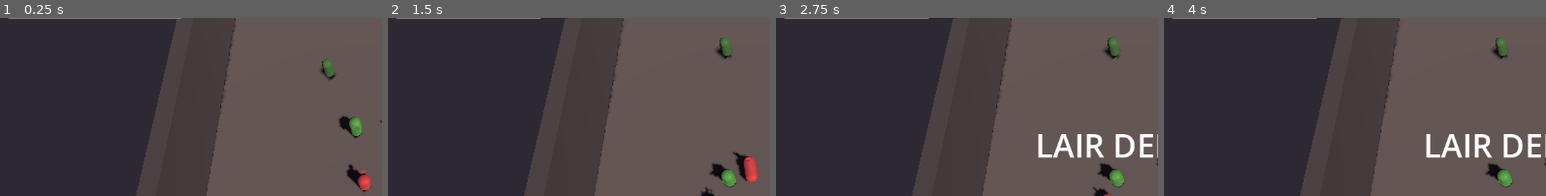
Above: before the commit, frames 1-4 (left to right).
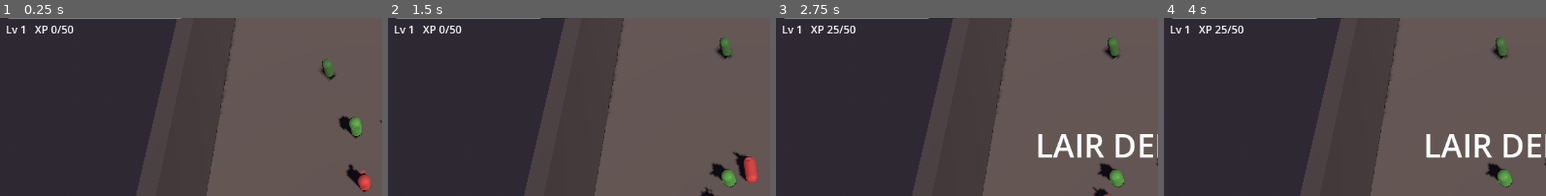
Above: after the commit, the same moments.

Repository: TAgents/orcs-lair
Game: Godot game, scene res://scenes/lair.tscn
The game is run twice, just before and just after one commit, with the same random seed, the same clock (stepped at 60 frames per second) and the same inputs.
Inputs (mouse positions are % of the whole screen's width and height, from its top left):
- Up to frame 1 (0.25 s): no input
- Up to frame 2 (1.5 s): tap Enter at 0.5 s; move the mouse to (72, 55) at 0.52 s; hold D (move_right) 0.53-1.28 s; tap J (attack) at 0.6 s; click (72, 55) at 0.67 s; move the mouse to (30, 67) at 1.27 s; hold S (move_back) from 1.28 s (still down); click (30, 67) at 1.35 s
- Up to frame 3 (2.75 s): move the mouse to (60, 34) at 2.02 s; release S (move_back) at 2.03 s; hold D (move_right) from 2.03 s (still down); hold 1 (build_select_1) from 2.03 s (still down)
- Up to frame 4 (4 s): move the mouse to (45, 85) at 2.77 s; release D (move_right) at 2.78 s; release 1 (build_select_1) at 2.78 s; hold W (move_forward) 2.78-3.53 s; tap 2 (build_select_2) at 2.85 s; click (45, 85) at 2.92 s; click (45, 85) at 3.5 s; move the mouse to (80, 79) at 3.52 s; hold A (move_left) from 3.53 s (still down); hold 3 (build_select_3) from 3.53 s (still down)
The pictures show only the part of the screen within x 0-50%, y 13-63%; the shares and areas given below are measured in that part.

The runs differ from the first frame. In frame 1, 0.4% of the frame differs, in the area x 1-20%, y 4-9%; in frame 2, 0.4%; in frame 3, 0.4%, in the area x 1-21%, y 4-9%; in frame 4, 0.4%.

Commit message:
feat(rpg): champion XP + level-up (Phase 4 entry)
Champions now earn XP per kill (= slain orc's max_hp). At threshold
(50 × current level), level up: +20 max_hp, +2 damage, full heal. HUD
shows "Lv N   XP X/T".

Implementation
- scripts/orcs/champion.gd
    + level / xp exported, xp_threshold() / gain_xp(amount) public API
    + xp_gained, leveled_up signals
    + _on_hitbox_body_entered captures was_alive before take_damage,
      grants XP when the body transitioned from alive→dead. Works for
      every damage path (normal swing, cleave, charge).
- scripts/test/scenario_runner.gd
    + champion_level / champion_xp in result JSON
    + champion_level_eq / champion_level_gte pass criteria
    + Critical fix: _finish now runs via call_deferred. Previously, when
      a single multi-kill swing dropped the runner past initial_raider
      count, _finish ran synchronously inside the died signal chain,
      snapshotting state mid-iteration — XP from raiders processed
      AFTER _finish in the iteration was lost from result. Deferring
      lets the current frame's signal chain complete before snapshot.
- scenes/ui/hud.tscn + scripts/ui/hud.gd
    + LevelLabel "Lv N   XP X/T", BuildLabel offset bumped down to clear
- scenarios/champion_xp.json — AI champion clears 3 × 25hp raiders → 75
                                 total xp → level=2, xp=25 leftover

Side effect (visible in result JSON for many existing scenarios): any
scenario where the champion kills raiders now reports champion_level / xp
correctly. baseline, slice_difficulty, cleave_skill all show level=2
because their kills cross the level-1→2 threshold (50 xp).

All 16 scenarios pass deterministically.

Co-Authored-By: Claude Opus 4.7 (1M context) <noreply@anthropic.com>

Diff:
--- /dev/null
+++ b/scenarios/champion_xp.json
@@ -0,0 +1,22 @@
+{
+	"name": "champion_xp",
+	"description": "Phase 4 entry: champion gains XP equal to slain raider's max_hp. Threshold = 50 × current level. AI champion (buffed for the kills) clears 3 raiders worth 25 hp each = 75 xp total → level 2 (50 xp threshold) with 25 leftover xp. Verify level == 2 and xp == 25.",
+	"seed": 7777,
+	"max_duration_s": 15,
+	"champion": {
+		"max_hp": 200,
+		"damage": 50,
+		"move_speed": 6.0
+	},
+	"raiders": [
+		{"position": [0, 0, -3], "max_hp": 25, "damage": 5, "move_speed": 3.0},
+		{"position": [-2, 0, -4], "max_hp": 25, "damage": 5, "move_speed": 3.0},
+		{"position": [2, 0, -4], "max_hp": 25, "damage": 5, "move_speed": 3.0}
+	],
+	"inputs": [],
+	"pass_criteria": {
+		"champion_alive": true,
+		"raiders_killed_eq": 3,
+		"champion_level_eq": 2
+	}
+}
--- a/scenes/ui/hud.tscn
+++ b/scenes/ui/hud.tscn
@@ -34,6 +34,14 @@
 horizontal_alignment = 1
 vertical_alignment = 1
 
+[node name="LevelLabel" type="Label" parent="Root"]
+offset_left = 16.0
+offset_top = 76.0
+offset_right = 280.0
+offset_bottom = 100.0
+text = "Lv 1   XP 0/50"
+theme_override_font_sizes/font_size = 16
+
 [node name="GoldLabel" type="Label" parent="Root"]
 anchor_left = 1.0
 anchor_right = 1.0
@@ -48,9 +56,9 @@
 [node name="BuildLabel" type="Label" parent="Root"]
 visible = false
 offset_left = 16.0
-offset_top = 80.0
+offset_top = 104.0
 offset_right = 800.0
-offset_bottom = 108.0
+offset_bottom = 132.0
 text = "Selected: Training   [1 Sleeping · 2 Training · 3 Treasury · LMB place]"
 theme_override_font_sizes/font_size = 16
 
--- a/scripts/orcs/champion.gd
+++ b/scripts/orcs/champion.gd
@@ -15,6 +15,17 @@
 
 @onready var hitbox: Area3D = $Hitbox
 @onready var hitbox_shape: CollisionShape3D = $Hitbox/CollisionShape3D
+
+# RPG progression. XP threshold per level: 50 × current level.
+# Level-up grants +20 max_hp, +2 base damage, and a full heal.
+@export var level: int = 1
+@export var xp: int = 0
+const XP_PER_LEVEL_BASE: int = 50
+const LEVEL_UP_HP_BONUS: int = 20
+const LEVEL_UP_DAMAGE_BONUS: int = 2
+
+signal xp_gained(new_xp: int, threshold: int)
+signal leveled_up(new_level: int)
 
 var _cleave_timer: float = 0.0
 var _normal_hitbox_size: Vector3 = Vector3.ZERO
@@ -175,15 +186,18 @@
 	if body == self:
 		return
 	if body is Orc and body.faction != faction:
+		var was_alive: bool = body.is_alive()
 		if _charge_active:
 			# Charge tracks per-body to avoid multi-hit on same enemy.
 			if _charge_already_hit.has(body):
 				return
 			_charge_already_hit[body] = true
 			body.take_damage(effective_damage() * charge_damage_mult, self)
-			return
-		var dmg: float = effective_damage() * (cleave_damage_mult if _cleave_active else 1.0)
-		body.take_damage(dmg, self)
+		else:
+			var dmg: float = effective_damage() * (cleave_damage_mult if _cleave_active else 1.0)
+			body.take_damage(dmg, self)
+		if was_alive and not body.is_alive():
+			gain_xp(int(body.max_hp))
 
 # Charge: dash forward (in input direction or current facing) at charge_speed
 # for charge_duration seconds. Invulnerable, hits each enemy along the path
@@ -246,6 +260,25 @@
 	var target_yaw: float = atan2(velocity.x, velocity.z) + PI
 	rotation.y = lerp_angle(rotation.y, target_yaw, 0.25)
 
+func xp_threshold() -> int:
+	return XP_PER_LEVEL_BASE * level
+
+func gain_xp(amount: int) -> void:
+	if amount <= 0:
+		return
+	xp += amount
+	while xp >= xp_threshold():
+		xp -= xp_threshold()
+		_level_up()
+	xp_gained.emit(xp, xp_threshold())
+
+func _level_up() -> void:
+	level += 1
+	max_hp += float(LEVEL_UP_HP_BONUS)
+	damage += float(LEVEL_UP_DAMAGE_BONUS)
+	hp = max_hp  # full heal on level-up
+	leveled_up.emit(level)
+
 func _nearest(group: String) -> Node3D:
 	var best: Node3D = null
 	var best_d: float = INF
--- a/scripts/test/scenario_runner.gd
+++ b/scripts/test/scenario_runner.gd
@@ -14,6 +14,7 @@
 
 var _t: float = 0.0
 var _ended: bool = false
+var _finish_scheduled: bool = false
 var _victory: bool = false
 var _hits_landed: int = 0
 var _hits_taken: int = 0
@@ -123,14 +124,22 @@
 		_finish(false, "timeout")
 
 func _on_champion_died(_o) -> void:
+	if _finish_scheduled:
+		return
 	_victory = false
-	_finish(false, "champion_dead")
+	_finish_scheduled = true
+	_finish.call_deferred(false, "champion_dead")
 
 func _on_raider_died(_o) -> void:
 	_raiders_killed += 1
-	if _initial_raider_count > 0 and _raiders_killed >= _initial_raider_count:
+	if _initial_raider_count > 0 and _raiders_killed >= _initial_raider_count and not _finish_scheduled:
 		_victory = true
-		_finish(true, "all_raiders_dead")
+		# Deferred so any further processing within the same frame's signal
+		# chain (e.g. champion's post-take_damage kill-credit) completes
+		# before we snapshot the result. Without this, multi-kill swings
+		# under-report XP because _collect_results runs mid-iteration.
+		_finish_scheduled = true
+		_finish.call_deferred(true, "all_raiders_dead")
 
 func _on_raider_damaged(_o, _amount: float) -> void:
 	_hits_landed += 1
@@ -217,7 +226,29 @@
 		if absf(got - want) > 0.001:
 			ok = false
 			reasons.append("champion_damage_eq want=%.1f got=%.1f" % [want, got])
+	if crit.has("champion_level_eq"):
+		var want: int = int(crit["champion_level_eq"])
+		var got: int = _query_champion_level()
+		if got != want:
+			ok = false
+			reasons.append("champion_level_eq want=%d got=%d" % [want, got])
+	if crit.has("champion_level_gte"):
+		var want: int = int(crit["champion_level_gte"])
+		var got: int = _query_champion_level()
+		if got < want:
+			ok = false
+			reasons.append("champion_level_gte want>=%d got=%d" % [want, got])
 	return {"pass": ok, "reasons": reasons}
+
+func _query_champion_level() -> int:
+	if _champion != null and is_instance_valid(_champion) and "level" in _champion:
+		return int(_champion.level)
+	return 0
+
+func _query_champion_xp() -> int:
+	if _champion != null and is_instance_valid(_champion) and "xp" in _champion:
+		return int(_champion.xp)
+	return 0
 
 func _query_champion_damage() -> float:
 	if _champion != null and is_instance_valid(_champion) and _champion.has_method("effective_damage"):
@@ -279,6 +310,8 @@
 		"gold": Economy.gold,
 		"possessed": _query_possessed_name(),
 		"champion_damage": _query_champion_damage(),
+		"champion_level": _query_champion_level(),
+		"champion_xp": _query_champion_xp(),
 	}
 
 func _write_results(results: Dictionary) -> void:
--- a/scripts/ui/hud.gd
+++ b/scripts/ui/hud.gd
@@ -6,6 +6,7 @@
 @onready var banner: Label = $Root/Banner
 @onready var build_label: Label = $Root/BuildLabel
 @onready var gold_label: Label = $Root/GoldLabel
+@onready var level_label: Label = $Root/LevelLabel
 
 var _champion: Champion = null
 var _build_controller: BuildController = null
@@ -26,6 +27,7 @@
 		hp_bar.max_value = _champion.max_hp
 		hp_bar.value = _champion.hp
 		hp_label.text = "%d / %d" % [int(_champion.hp), int(_champion.max_hp)]
+		level_label.text = "Lv %d   XP %d/%d" % [_champion.level, _champion.xp, _champion.xp_threshold()]
 
 func _find_champion() -> void:
 	var champs := get_tree().get_nodes_in_group("champions")
Not shown, changed: .github/workflows/ci.yml
Not shown, changed: scenarios/README.md
